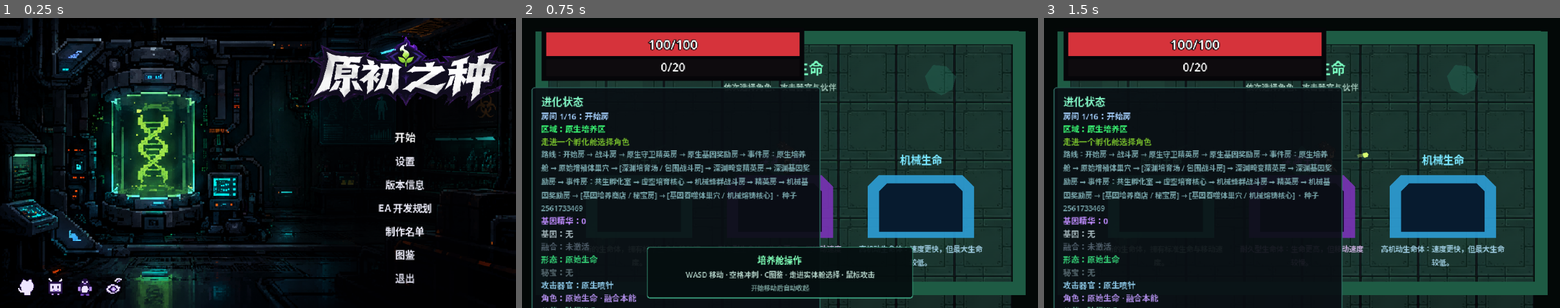
Above: before the commit, frames 1-3 (left to right).
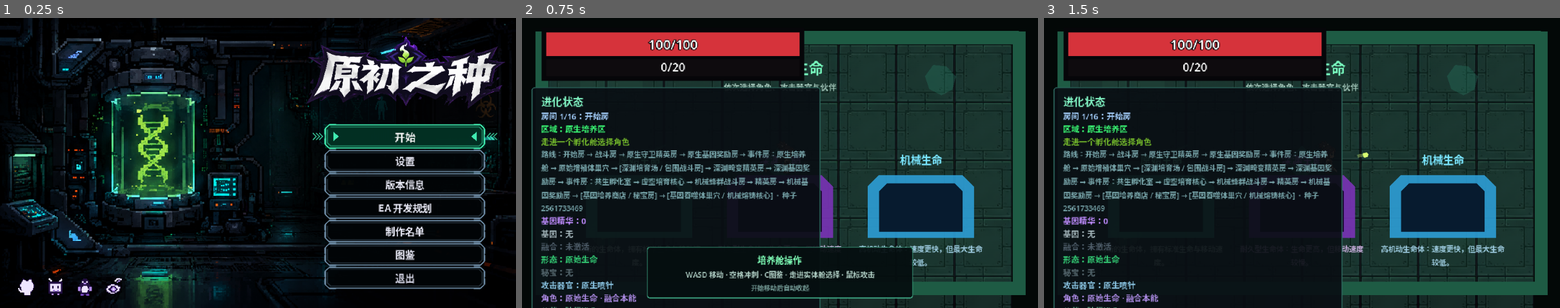
Above: after the commit, the same moments.

Repository: LIJUNCAN1/-Roguelike
Game: Godot game, scene res://scenes/ui/title_screen.tscn
Same seed, same stepped clock (60 frames per second), same inputs: the game is played once before the commit and once after it.
Inputs (mouse positions are in pixels of both pictures, inside the frame that each line leads up to):
- Up to frame 1 (0.25 s): no input
- Up to frame 2 (0.75 s): click "开始" at 0.5 s
- Up to frame 3 (1.5 s): tap Enter (ui_accept) at 1.25 s; move the mouse to (1415, 148) at 1.27 s; press the mouse at (1415, 148) at 1.28 s; hold D (move_right) from 1.28 s (still down)

The runs differ from the first frame. In frame 1, 7.0% of the frame differs, in the area x 60-97%, y 36-94%; in frame 2, nothing differs; in frame 3, nothing differs.

Commit message:
feat: redraw title menu tech buttons

Diff:
--- a/scenes/ui/title_screen.tscn
+++ b/scenes/ui/title_screen.tscn
@@ -11,6 +11,7 @@
 [ext_resource type="Texture2D" path="res://assets/ui/social_qq.png" id="9_social_qq"]
 [ext_resource type="Texture2D" path="res://assets/ui/social_weibo.png" id="10_social_weibo"]
 [ext_resource type="PackedScene" path="res://scenes/ui/social_link_button.tscn" id="11_social_button"]
+[ext_resource type="Script" path="res://scripts/ui/tech_menu_button.gd" id="12_tech_button"]
 
 [sub_resource type="SystemFont" id="SystemFont_bold"]
 font_names = PackedStringArray("Microsoft YaHei UI", "Noto Sans CJK SC", "Arial")
@@ -31,21 +32,17 @@
 bg_color = Color(0, 0, 0, 0)
 
 [sub_resource type="StyleBoxFlat" id="StyleBoxFlat_button"]
-bg_color = Color(0, 0, 0, 0.18)
+bg_color = Color(0.005, 0.018, 0.026, 0.86)
 content_margin_left = 12.0
 content_margin_right = 12.0
 
 [sub_resource type="StyleBoxFlat" id="StyleBoxFlat_button_pressed"]
-bg_color = Color(0.23, 0.18, 0.38, 0.86)
+bg_color = Color(0.015, 0.24, 0.17, 0.96)
 content_margin_left = 12.0
 content_margin_right = 12.0
 
 [sub_resource type="StyleBoxFlat" id="StyleBoxFlat_button_hover"]
-bg_color = Color(0.18, 0.14, 0.3, 0.74)
-content_margin_left = 12.0
-content_margin_right = 12.0
-
-[sub_resource type="StyleBoxEmpty" id="StyleBoxEmpty_main_button"]
+bg_color = Color(0.01, 0.2, 0.145, 0.92)
 content_margin_left = 12.0
 content_margin_right = 12.0
 
@@ -186,11 +183,13 @@
 theme_override_colors/font_hover_color = Color(1, 1, 1, 1)
 theme_override_fonts/font = SubResource("SystemFont_bold")
 theme_override_font_sizes/font_size = 13
-theme_override_styles/normal = SubResource("StyleBoxEmpty_main_button")
-theme_override_styles/pressed = SubResource("StyleBoxEmpty_main_button")
-theme_override_styles/hover = SubResource("StyleBoxEmpty_main_button")
-theme_override_styles/focus = SubResource("StyleBoxEmpty_main_button")
+theme_override_styles/normal = SubResource("StyleBoxFlat_button")
+theme_override_styles/pressed = SubResource("StyleBoxFlat_button_pressed")
+theme_override_styles/hover = SubResource("StyleBoxFlat_button_hover")
+theme_override_styles/focus = SubResource("StyleBoxFlat_button_hover")
 text = "开始"
+script = ExtResource("12_tech_button")
+active_color = Color(0.28, 1, 0.75, 1)
 
 [node name="SettingsButton" type="Button" parent="Interface/Menu/Content" unique_id=1389030782]
 custom_minimum_size = Vector2(0, 27)
@@ -198,11 +197,12 @@
 theme_override_colors/font_color = Color(0.92, 0.92, 0.97, 1)
 theme_override_fonts/font = SubResource("SystemFont_bold")
 theme_override_font_sizes/font_size = 12
-theme_override_styles/normal = SubResource("StyleBoxEmpty_main_button")
-theme_override_styles/pressed = SubResource("StyleBoxEmpty_main_button")
-theme_override_styles/hover = SubResource("StyleBoxEmpty_main_button")
-theme_override_styles/focus = SubResource("StyleBoxEmpty_main_button")
+theme_override_styles/normal = SubResource("StyleBoxFlat_button")
+theme_override_styles/pressed = SubResource("StyleBoxFlat_button_pressed")
+theme_override_styles/hover = SubResource("StyleBoxFlat_button_hover")
+theme_override_styles/focus = SubResource("StyleBoxFlat_button_hover")
 text = "设置"
+script = ExtResource("12_tech_button")
 
 [node name="VersionButton" type="Button" parent="Interface/Menu/Content"]
 custom_minimum_size = Vector2(0, 27)
@@ -210,11 +210,12 @@
 theme_override_colors/font_color = Color(0.92, 0.92, 0.97, 1)
 theme_override_fonts/font = SubResource("SystemFont_bold")
 theme_override_font_sizes/font_size = 12
-theme_override_styles/normal = SubResource("StyleBoxEmpty_main_button")
-theme_override_styles/pressed = SubResource("StyleBoxEmpty_main_button")
-theme_override_styles/hover = SubResource("StyleBoxEmpty_main_button")
-theme_override_styles/focus = SubResource("StyleBoxEmpty_main_button")
+theme_override_styles/normal = SubResource("StyleBoxFlat_button")
+theme_override_styles/pressed = SubResource("StyleBoxFlat_button_pressed")
+theme_override_styles/hover = SubResource("StyleBoxFlat_button_hover")
+theme_override_styles/focus = SubResource("StyleBoxFlat_button_hover")
 text = "版本信息"
+script = ExtResource("12_tech_button")
 
 [node name="RoadmapButton" type="Button" parent="Interface/Menu/Content"]
 custom_minimum_size = Vector2(0, 27)
@@ -222,11 +223,12 @@
 theme_override_colors/font_color = Color(0.92, 0.92, 0.97, 1)
 theme_override_fonts/font = SubResource("SystemFont_bold")
 theme_override_font_sizes/font_size = 12
-theme_override_styles/normal = SubResource("StyleBoxEmpty_main_button")
-theme_override_styles/pressed = SubResource("StyleBoxEmpty_main_button")
-theme_override_styles/hover = SubResource("StyleBoxEmpty_main_button")
-theme_override_styles/focus = SubResource("StyleBoxEmpty_main_button")
+theme_override_styles/normal = SubResource("StyleBoxFlat_button")
+theme_override_styles/pressed = SubResource("StyleBoxFlat_button_pressed")
+theme_override_styles/hover = SubResource("StyleBoxFlat_button_hover")
+theme_override_styles/focus = SubResource("StyleBoxFlat_button_hover")
 text = "EA 开发规划"
+script = ExtResource("12_tech_button")
 
 [node name="CreditsButton" type="Button" parent="Interface/Menu/Content"]
 custom_minimum_size = Vector2(0, 27)
@@ -234,11 +236,12 @@
 theme_override_colors/font_color = Color(0.92, 0.92, 0.97, 1)
 theme_override_fonts/font = SubResource("SystemFont_bold")
 theme_override_font_sizes/font_size = 12
-theme_override_styles/normal = SubResource("StyleBoxEmpty_main_button")
-theme_override_styles/pressed = SubResource("StyleBoxEmpty_main_button")
-theme_override_styles/hover = SubResource("StyleBoxEmpty_main_button")
-theme_override_styles/focus = SubResource("StyleBoxEmpty_main_button")
+theme_override_styles/normal = SubResource("StyleBoxFlat_button")
+theme_override_styles/pressed = SubResource("StyleBoxFlat_button_pressed")
+theme_override_styles/hover = SubResource("StyleBoxFlat_button_hover")
+theme_override_styles/focus = SubResource("StyleBoxFlat_button_hover")
 text = "制作名单"
+script = ExtResource("12_tech_button")
 
 [node name="CodexButton" type="Button" parent="Interface/Menu/Content" unique_id=1717962536]
 custom_minimum_size = Vector2(0, 27)
@@ -246,11 +249,12 @@
 theme_override_colors/font_color = Color(0.92, 0.92, 0.97, 1)
 theme_override_fonts/font = SubResource("SystemFont_bold")
 theme_override_font_sizes/font_size = 12
-theme_override_styles/normal = SubResource("StyleBoxEmpty_main_button")
-theme_override_styles/pressed = SubResource("StyleBoxEmpty_main_button")
-theme_override_styles/hover = SubResource("StyleBoxEmpty_main_button")
-theme_override_styles/focus = SubResource("StyleBoxEmpty_main_button")
+theme_override_styles/normal = SubResource("StyleBoxFlat_button")
+theme_override_styles/pressed = SubResource("StyleBoxFlat_button_pressed")
+theme_override_styles/hover = SubResource("StyleBoxFlat_button_hover")
+theme_override_styles/focus = SubResource("StyleBoxFlat_button_hover")
 text = "图鉴"
+script = ExtResource("12_tech_button")
 
 [node name="QuitButton" type="Button" parent="Interface/Menu/Content" unique_id=666523798]
 custom_minimum_size = Vector2(0, 27)
@@ -258,11 +262,12 @@
 theme_override_colors/font_color = Color(0.82, 0.82, 0.88, 1)
 theme_override_fonts/font = SubResource("SystemFont_bold")
 theme_override_font_sizes/font_size = 12
-theme_override_styles/normal = SubResource("StyleBoxEmpty_main_button")
-theme_override_styles/pressed = SubResource("StyleBoxEmpty_main_button")
-theme_override_styles/hover = SubResource("StyleBoxEmpty_main_button")
-theme_override_styles/focus = SubResource("StyleBoxEmpty_main_button")
+theme_override_styles/normal = SubResource("StyleBoxFlat_button")
+theme_override_styles/pressed = SubResource("StyleBoxFlat_button_pressed")
+theme_override_styles/hover = SubResource("StyleBoxFlat_button_hover")
+theme_override_styles/focus = SubResource("StyleBoxFlat_button_hover")
 text = "退出"
+script = ExtResource("12_tech_button")
 
 [node name="SocialIcons" type="HBoxContainer" parent="Interface"]
 offset_left = 18.0
--- /dev/null
+++ b/scripts/ui/tech_menu_button.gd
@@ -0,0 +1,113 @@
+class_name TechMenuButton
+extends Button
+
+@export var active_color := Color(0.2, 1.0, 0.72, 1.0)
+@export var idle_color := Color(0.48, 0.61, 0.72, 0.95)
+
+
+func _ready() -> void:
+	mouse_entered.connect(queue_redraw)
+	mouse_exited.connect(queue_redraw)
+	focus_entered.connect(queue_redraw)
+	focus_exited.connect(queue_redraw)
+	button_down.connect(queue_redraw)
+	button_up.connect(queue_redraw)
+	resized.connect(queue_redraw)
+	queue_redraw()
+
+
+func _draw() -> void:
+	var active := has_focus() or is_hovered() or button_pressed
+	var color := active_color if active else idle_color
+	var width := size.x
+	var height := size.y
+	var chamfer := 5.0
+
+	var outer := PackedVector2Array([
+		Vector2(chamfer, 0.5),
+		Vector2(width - chamfer, 0.5),
+		Vector2(width - 0.5, chamfer),
+		Vector2(width - 0.5, height - chamfer),
+		Vector2(width - chamfer, height - 0.5),
+		Vector2(chamfer, height - 0.5),
+		Vector2(0.5, height - chamfer),
+		Vector2(0.5, chamfer),
+		Vector2(chamfer, 0.5),
+	])
+	draw_polyline(outer, color, 1.15, true)
+
+	var inner_color := Color(color, 0.42 if active else 0.3)
+	var inner := PackedVector2Array([
+		Vector2(chamfer + 2.0, 3.0),
+		Vector2(width - chamfer - 2.0, 3.0),
+		Vector2(width - 3.0, chamfer + 2.0),
+		Vector2(width - 3.0, height - chamfer - 2.0),
+		Vector2(width - chamfer - 2.0, height - 3.0),
+		Vector2(chamfer + 2.0, height - 3.0),
+		Vector2(3.0, height - chamfer - 2.0),
+		Vector2(3.0, chamfer + 2.0),
+	])
+	draw_polyline(inner, inner_color, 1.0, true)
+	_draw_corner_ticks(color)
+
+	if active:
+		_draw_selection_arrows(color)
+
+
+func _draw_corner_ticks(color: Color) -> void:
+	var width := size.x
+	var height := size.y
+	var tick_color := Color(color, 0.78)
+	var segments := [
+		[Vector2(6, 0), Vector2(13, 0)],
+		[Vector2(0, 6), Vector2(0, 12)],
+		[Vector2(width - 13, 0), Vector2(width - 6, 0)],
+		[Vector2(width, 6), Vector2(width, 12)],
+		[Vector2(6, height), Vector2(13, height)],
+		[Vector2(0, height - 12), Vector2(0, height - 6)],
+		[Vector2(width - 13, height), Vector2(width - 6, height)],
+		[Vector2(width, height - 12), Vector2(width, height - 6)],
+	]
+	for segment in segments:
+		draw_line(segment[0], segment[1], tick_color, 1.4, true)
+
+
+func _draw_selection_arrows(color: Color) -> void:
+	var center_y := size.y * 0.5
+	var left_triangle := PackedVector2Array([
+		Vector2(10, center_y - 6),
+		Vector2(17, center_y),
+		Vector2(10, center_y + 6),
+	])
+	var right_triangle := PackedVector2Array([
+		Vector2(size.x - 10, center_y - 6),
+		Vector2(size.x - 17, center_y),
+		Vector2(size.x - 10, center_y + 6),
+	])
+	draw_colored_polygon(left_triangle, Color(color, 0.9))
+	draw_colored_polygon(right_triangle, Color(color, 0.9))
+
+	for offset_value in [0.0, 4.0, 8.0]:
+		var offset := float(offset_value)
+		var left_x: float = -7.0 - offset
+		var right_x: float = size.x + 7.0 + offset
+		draw_polyline(
+			PackedVector2Array([
+				Vector2(left_x, center_y - 4),
+				Vector2(left_x + 4, center_y),
+				Vector2(left_x, center_y + 4),
+			]),
+			Color(color, 0.78),
+			1.0,
+			true
+		)
+		draw_polyline(
+			PackedVector2Array([
+				Vector2(right_x, center_y - 4),
+				Vector2(right_x - 4, center_y),
+				Vector2(right_x, center_y + 4),
+			]),
+			Color(color, 0.78),
+			1.0,
+			true
+		)
--- a/scripts/ui/title_screen.gd
+++ b/scripts/ui/title_screen.gd
@@ -121,9 +121,12 @@
 	button_tweens[button] = tween
 	var is_social_icon := button.is_in_group("social_icon_buttons")
 	var target_scale := Vector2.ONE
-	if not is_social_icon and is_active:
+	var is_tech_menu_button := button is TechMenuButton
+	if not is_social_icon and not is_tech_menu_button and is_active:
 		target_scale = Vector2(1.045, 1.045)
-	var target_color := Color(1.12, 1.08, 1.18, 1) if is_active else Color.WHITE
+	var target_color := Color.WHITE
+	if is_active and not is_tech_menu_button:
+		target_color = Color(1.12, 1.08, 1.18, 1)
 	tween.tween_property(button, "scale", target_scale, 0.13).set_trans(
 		Tween.TRANS_QUAD
 	).set_ease(Tween.EASE_OUT)
--- a/tests/menu_pause_smoke_test.gd
+++ b/tests/menu_pause_smoke_test.gd
@@ -22,6 +22,25 @@
 		or title.game_scene_path != "res://scenes/main/main.tscn"
 	):
 		push_error("Title screen was not configured.")
+		quit(1)
+		return
+
+	var styled_buttons: Array[Button] = [
+		title.start_button,
+		title.settings_button,
+		title.version_button,
+		title.roadmap_button,
+		title.credits_button,
+		title.codex_button,
+		title.quit_button,
+	]
+	for button in styled_buttons:
+		if not button is TechMenuButton:
+			push_error("A title menu button is missing its tech frame.")
+			quit(1)
+			return
+	if not title.start_button.has_focus():
+		push_error("Start button did not receive the initial highlight.")
 		quit(1)
 		return
 
Not shown, added: scripts/ui/social_link_button.gd.uid
Not shown, added: scripts/ui/tech_menu_button.gd.uid
